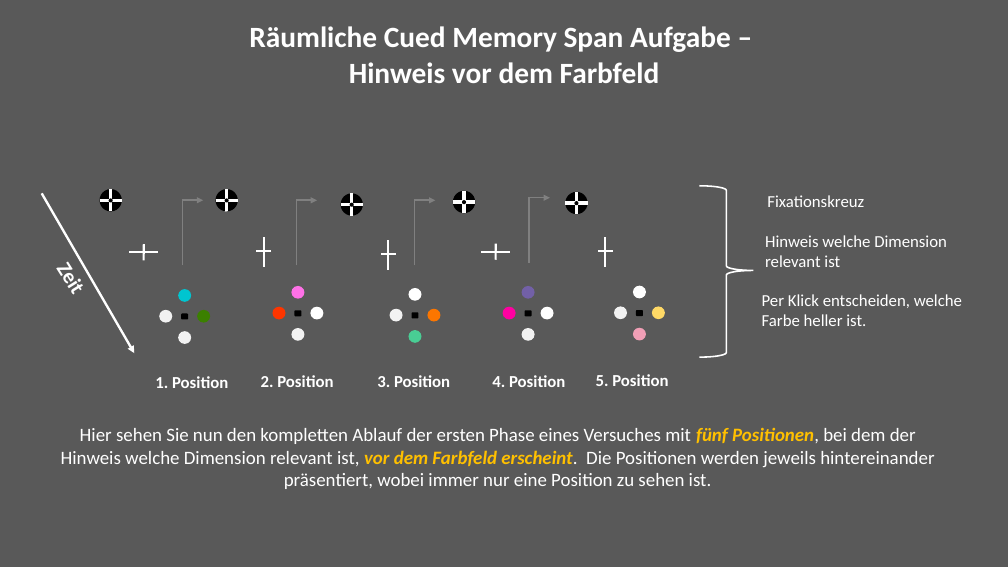
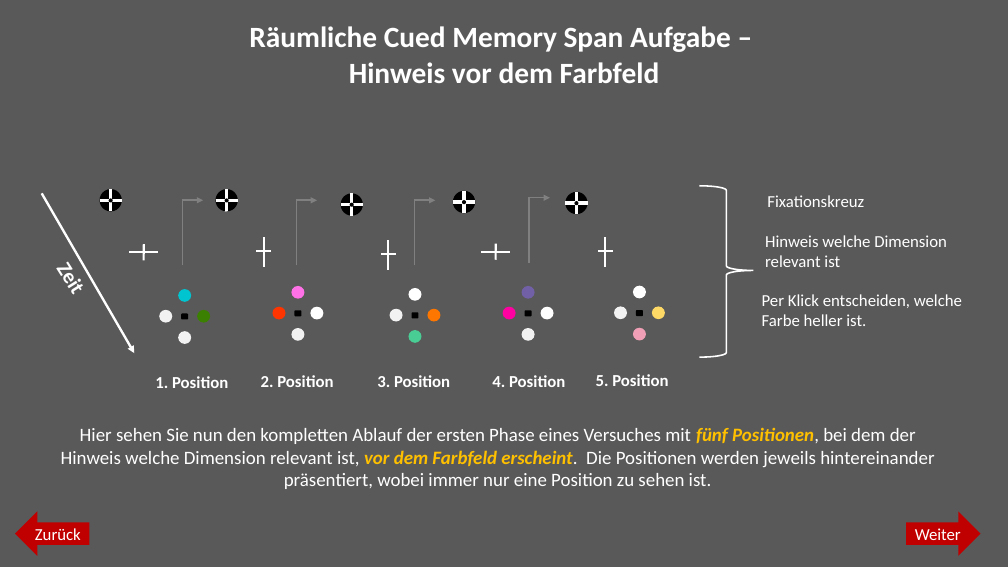
Before and after one commit to jgman86/neurocognitive-psychometrics, a slide deck: slide 7 of M3-ExpSpatial/Instructions/Instructions_spatial.pptx. Drawn at 1008x567 pixels with LibreOffice and Linux fonts; fonts in the diff are those of the drawing. Boxes give left, top, right and bottom in pixels: in the first picture for what was removed or moved away, otherwise in the second. Text is boxed around its words. In the diff, an @@ line names an element or a change of style, - is before the commit and + after.

```diff
--- a/M3-ExpSpatial/Instructions/Instructions_spatial.pptx
+++ b/M3-ExpSpatial/Instructions/Instructions_spatial.pptx
@@ left arrow added at bbox=[15, 511, 89, 556], fill #C00000, 16 pt, text #FFFFFF @@
+Zurück
@@ right arrow added at bbox=[907, 511, 981, 556], fill #C00000, 16 pt, text #FFFFFF @@
+Weiter
```
Also in this commit, not shown: 9 other slides changed, 3 other files.
